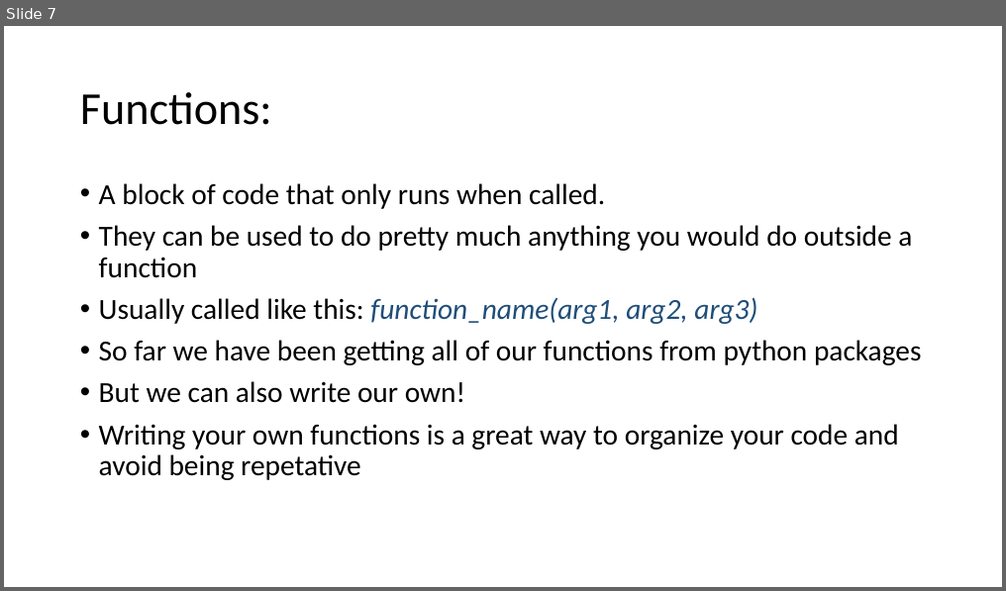
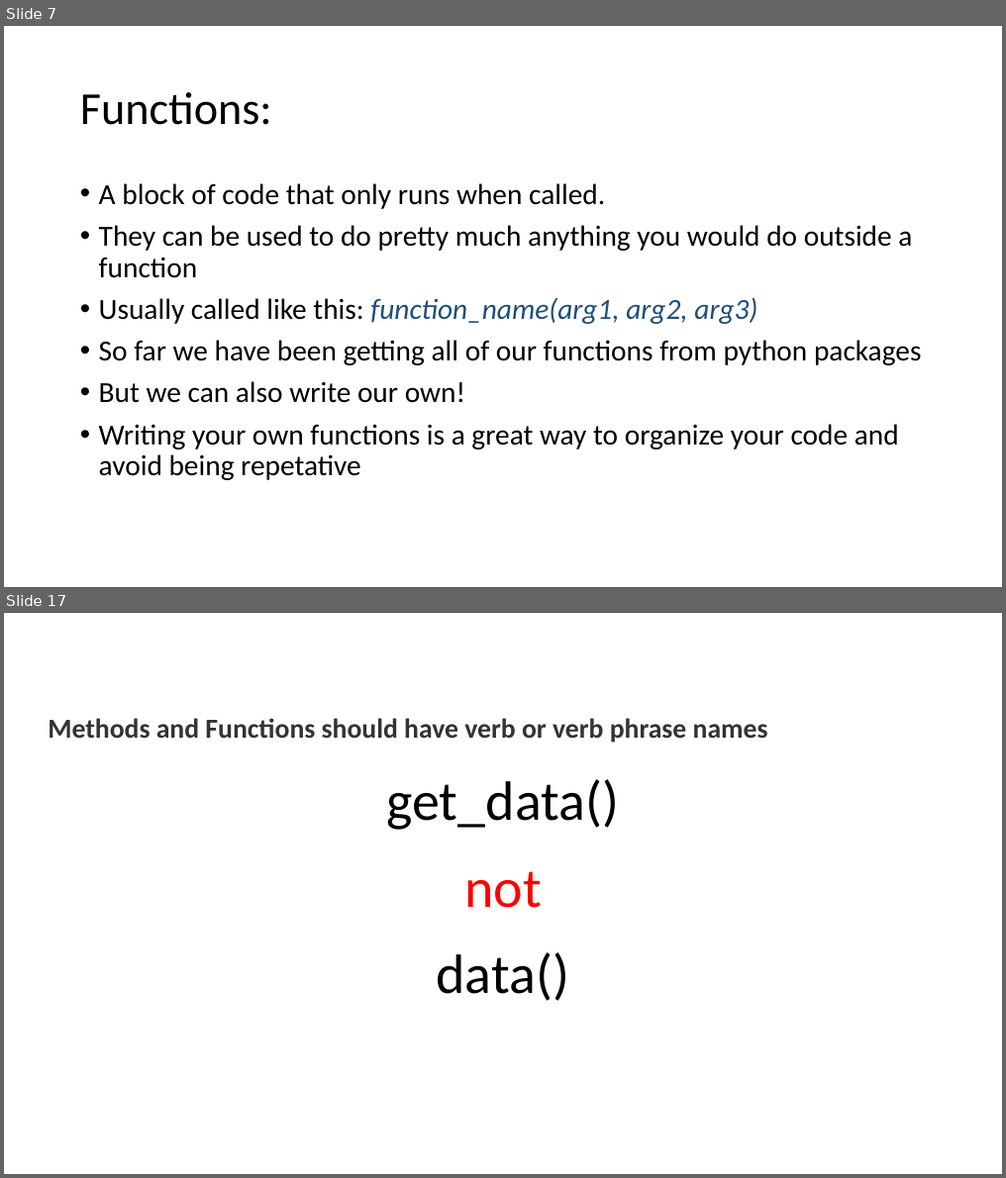
Before and after one commit to HAS-Tools-2023/Course-Materials23, a slide deck: Class_Notes/Week9_FunctionsFormatting.pptx. Shown one above the other, each under a label of ours: slide 7 before the commit, slides 7 and 17 after it; the slides between them are not shown. The pictures are 1006x591 and 1006x1178 pixels, drawn with LibreOffice and Linux fonts; fonts in the diff are those of the drawing. Boxes give left, top, right and bottom in pixels: in the first picture for what was removed or moved away, otherwise in the second. Text is boxed around its words. In the diff, an @@ line names an element or a change of style, - is before the commit and + after.

```diff
--- a/Class_Notes/Week9_FunctionsFormatting.pptx
+++ b/Class_Notes/Week9_FunctionsFormatting.pptx
@@ slide 17 added at <box>4,613,1002,1174</box>, background #FFFFFF @@
@@ title added at <box>48,718,768,743</box>, 26.4 pt, text #333333, bold @@
+Methods and Functions should have verb or verb phrase names
@@ text added at <box>386,779,619,1001</box>, 53.3 pt, text #000000 @@
+get_data()
+not
+data()
```
Also in this commit, not shown: 4 slides changed, 11 other slides added, 4 other files.
